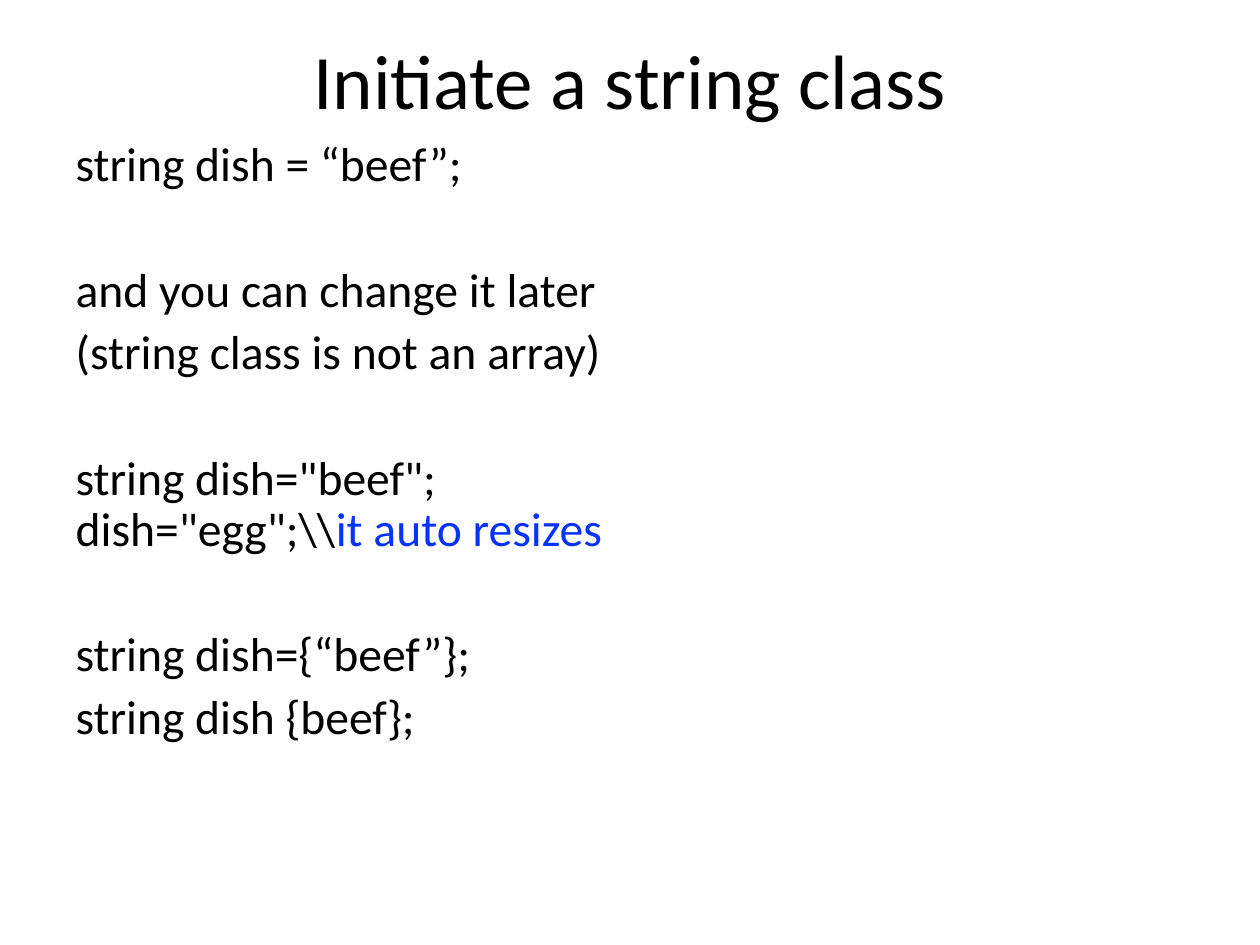
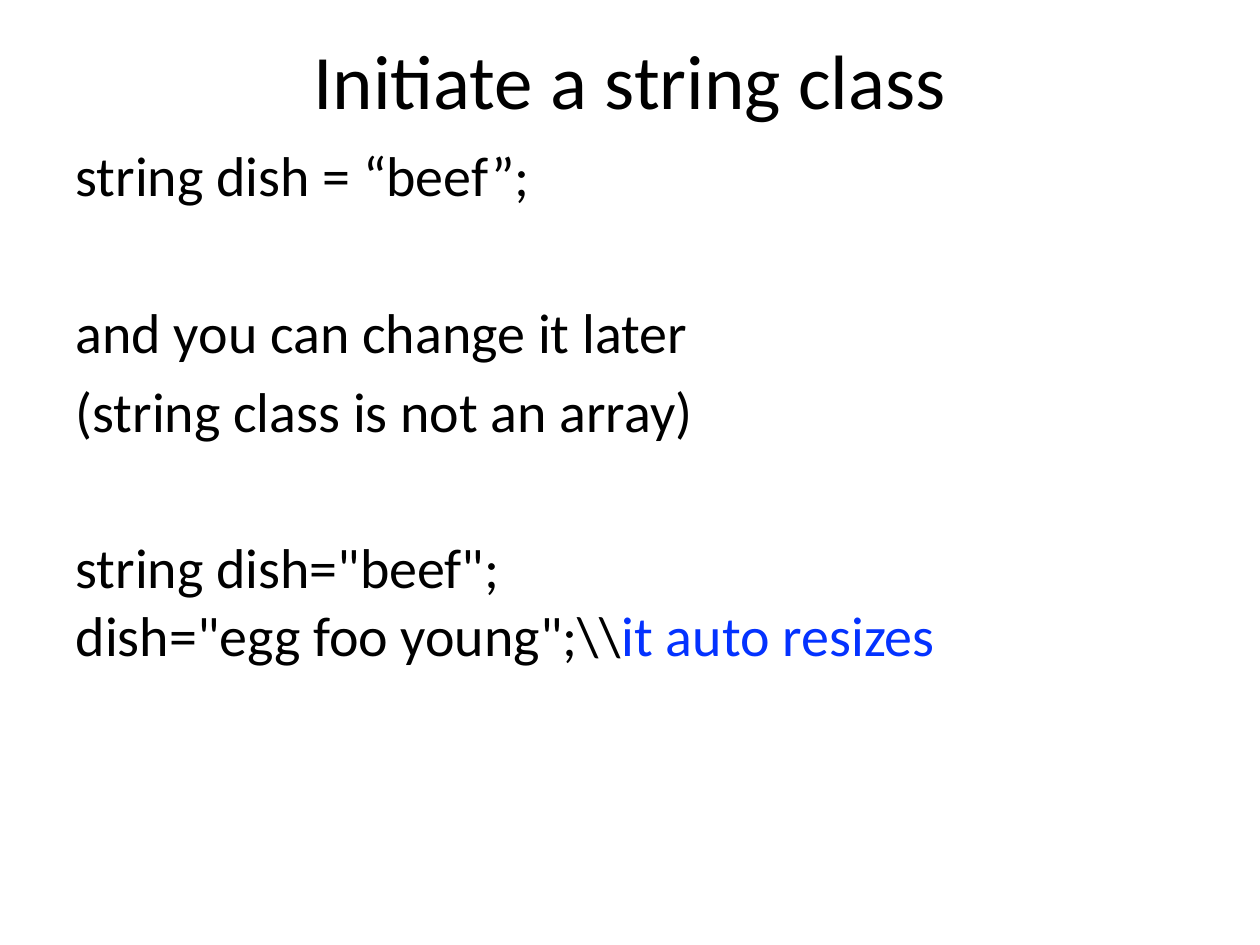
Before and after one commit to bwkeller/Computational_Physics, a slide deck: slide 22 of Slides/03_Arrays_Strings.odp (slide 23 before the commit). Drawn at 1260x945 pixels with LibreOffice and Linux fonts; fonts in the diff are those of the drawing. Boxes give left, top, right and bottom in pixels: in the first picture for what was removed or moved away, otherwise in the second. Text is boxed around its words. In the diff, an @@ line names an element or a change of style, - is before the commit and + after.

```diff
--- a/Slides/03_Arrays_Strings.odp
+++ b/Slides/03_Arrays_Strings.odp
@@ text at box(76, 155, 693, 442): size 27.2 to 32 pt in "string dish = “beef”;", "and you can change it later", "(string class is not an array)"; line spacing 0.9 to 1 @@
@@ text at box(76, 549, 935, 666): text changed; size 27.2 to 32 pt @@
-string dish="beef";
-dish="egg";\\it auto resizes
-string dish={“beef”};
-string dish {beef};
+string dish="beef";
+dish="egg foo young";\\it auto resizes
```
Also in this commit, not shown: 2 other slides changed, 9 slides removed, 3 other files.
